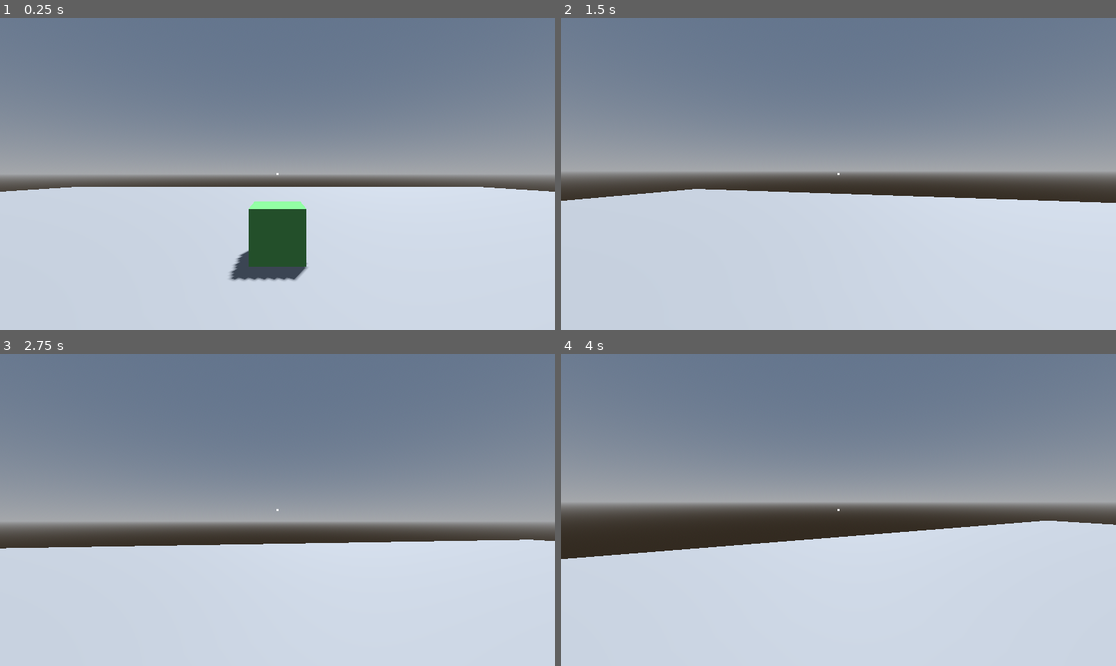
Above: before the commit, frames 1-4 (two rows, left to right).
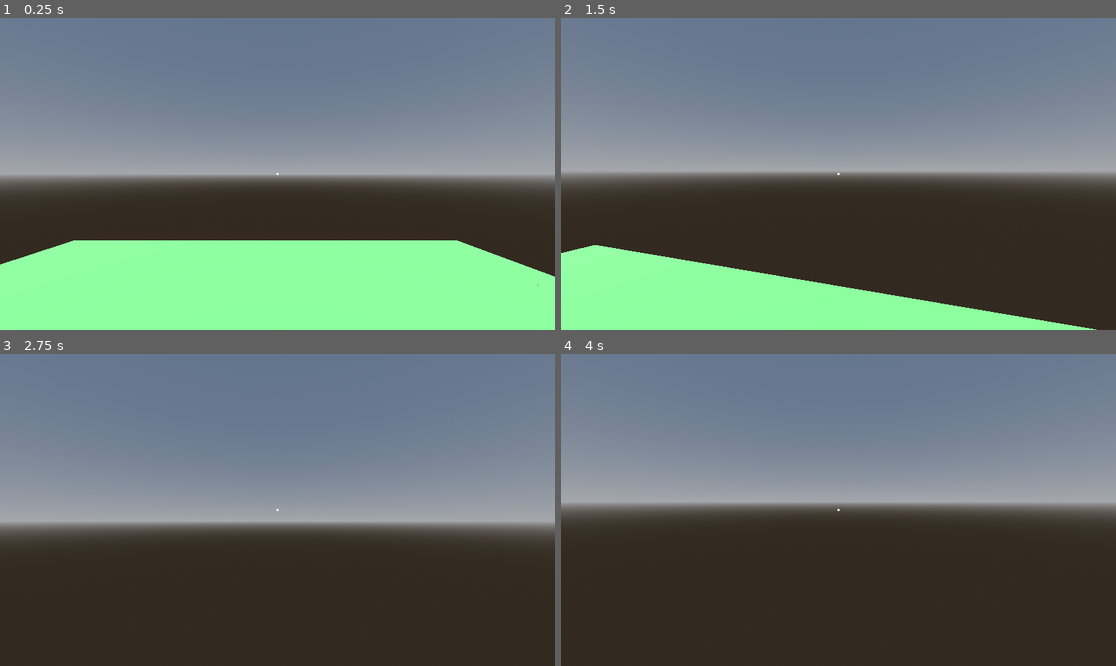
Above: after the commit, the same moments.

Repository: vuloi05/Minecraft
Game: Godot game, scene res://Main.tscn
Same seed, same stepped clock (60 frames per second), same inputs: the game is played once before the commit and once after it.
Inputs (mouse positions are in pixels of both pictures, inside the frame that each line leads up to):
- Up to frame 1 (0.25 s): no input
- Up to frame 2 (1.5 s): tap Enter at 0.5 s; move the mouse to (866, 174) at 0.52 s; hold W from 0.53 s (still down); click (866, 174) at 0.67 s; tap Space at 0.77 s; move the mouse to (810, 174) at 1.27 s
- Up to frame 3 (2.75 s): keep holding W; tap Space at 1.52 s; move the mouse to (288, 503) at 2.02 s
- Up to frame 4 (4 s): keep holding W; move the mouse to (832, 516) at 2.77 s; click (832, 516) at 2.92 s; tap Space at 3.02, 3.77 s; move the mouse to (877, 513) at 3.52 s

The runs differ from the first frame. In frame 1, 46% of the frame differs, in the area x 0-100%, y 54-100%; in frame 2, 43%; in frame 3, 39%; in frame 4, 41%.

Commit message:
feat: tao mang 3D 16x16x16 va spawn 4096 khoi

Diff:
--- a/Main.tscn
+++ b/Main.tscn
@@ -1,9 +1,10 @@
-[gd_scene load_steps=9 format=3 uid="uid://cx1g0wkq3n00k"]
+[gd_scene load_steps=6 format=3 uid="uid://cx1g0wkq3n00k"]
 
 [ext_resource type="Script" path="res://player.gd" id="1_script"]
-[ext_resource type="PackedScene" path="res://Block.tscn" id="2_block"]
+[ext_resource type="Script" path="res://world.gd" id="2_world"]
 
 [sub_resource type="ProceduralSkyMaterial" id="ProceduralSkyMaterial_abc12"]
+sky_top_color = Color(0.385, 0.454, 0.55, 1)
 sky_horizon_color = Color(0.646, 0.656, 0.67, 1)
 ground_horizon_color = Color(0.646, 0.656, 0.67, 1)
 
@@ -13,12 +14,6 @@
 [sub_resource type="Environment" id="Environment_ghi56"]
 background_mode = 2
 sky = SubResource("Sky_def34")
-
-[sub_resource type="BoxMesh" id="BoxMesh_floor"]
-size = Vector3(50, 1, 50)
-
-[sub_resource type="BoxShape3D" id="BoxShape3D_floor"]
-size = Vector3(50, 1, 50)
 
 [sub_resource type="CapsuleShape3D" id="CapsuleShape3D_player"]
 
@@ -31,17 +26,11 @@
 transform = Transform3D(-0.866025, -0.433013, 0.25, 0, 0.5, 0.866025, -0.5, 0.75, -0.433013, 0, 10, 0)
 shadow_enabled = true
 
-[node name="Floor" type="StaticBody3D" parent="."]
-transform = Transform3D(1, 0, 0, 0, 1, 0, 0, 0, 1, 0, -0.5, 0)
-
-[node name="MeshInstance3D" type="MeshInstance3D" parent="Floor"]
-mesh = SubResource("BoxMesh_floor")
-
-[node name="CollisionShape3D" type="CollisionShape3D" parent="Floor"]
-shape = SubResource("BoxShape3D_floor")
+[node name="World" type="Node3D" parent="."]
+script = ExtResource("2_world")
 
 [node name="Player" type="CharacterBody3D" parent="."]
-transform = Transform3D(1, 0, 0, 0, 1, 0, 0, 0, 1, 0, 1, 0)
+transform = Transform3D(1, 0, 0, 0, 1, 0, 0, 0, 1, 8, 18, 8)
 script = ExtResource("1_script")
 
 [node name="CollisionShape3D" type="CollisionShape3D" parent="Player"]
@@ -52,9 +41,6 @@
 
 [node name="RayCast3D" type="RayCast3D" parent="Player/Camera3D"]
 target_position = Vector3(0, 0, -5)
-
-[node name="Block" parent="." instance=ExtResource("2_block")]
-transform = Transform3D(1, 0, 0, 0, 1, 0, 0, 0, 1, 0, 0.5, -4)
 
 [node name="CenterContainer" type="CenterContainer" parent="."]
 anchors_preset = 15
--- /dev/null
+++ b/world.gd
@@ -0,0 +1,28 @@
+extends Node3D
+
+const CHUNK_SIZE = 16
+var blocks = []
+var block_scene = preload("res://Block.tscn")
+
+func _ready():
+	# 2.1 Khai báo mảng 3D kích thước 16x16x16
+	blocks.resize(CHUNK_SIZE)
+	for x in range(CHUNK_SIZE):
+		blocks[x] = []
+		blocks[x].resize(CHUNK_SIZE)
+		for y in range(CHUNK_SIZE):
+			blocks[x][y] = []
+			blocks[x][y].resize(CHUNK_SIZE)
+			for z in range(CHUNK_SIZE):
+				blocks[x][y][z] = 1 # 1 = Đá
+
+	print("Kích thước mảng: ", blocks.size(), "x", blocks[0].size(), "x", blocks[0][0].size())
+
+	# 2.2 Vòng lặp duyệt mảng spawn khối
+	for x in range(CHUNK_SIZE):
+		for y in range(CHUNK_SIZE):
+			for z in range(CHUNK_SIZE):
+				if blocks[x][y][z] == 1:
+					var b = block_scene.instantiate()
+					b.position = Vector3(x, y, z)
+					add_child(b)
